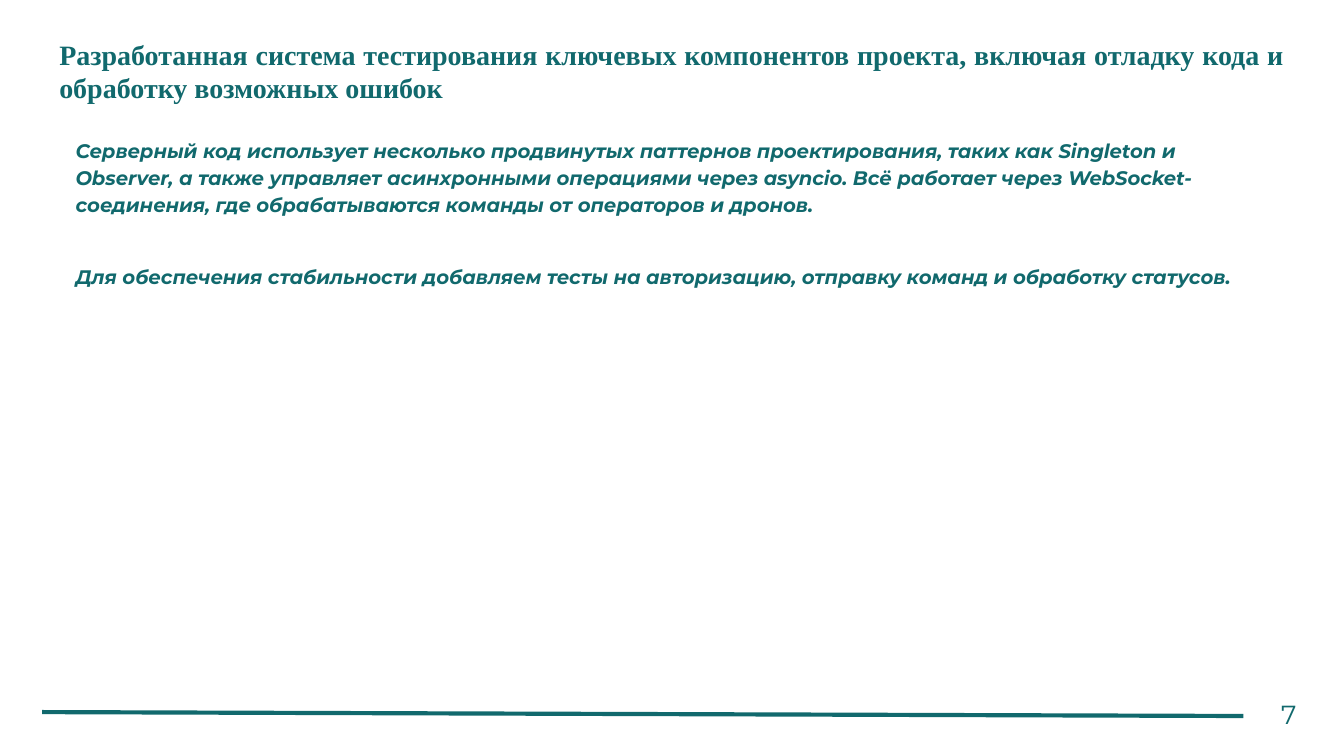
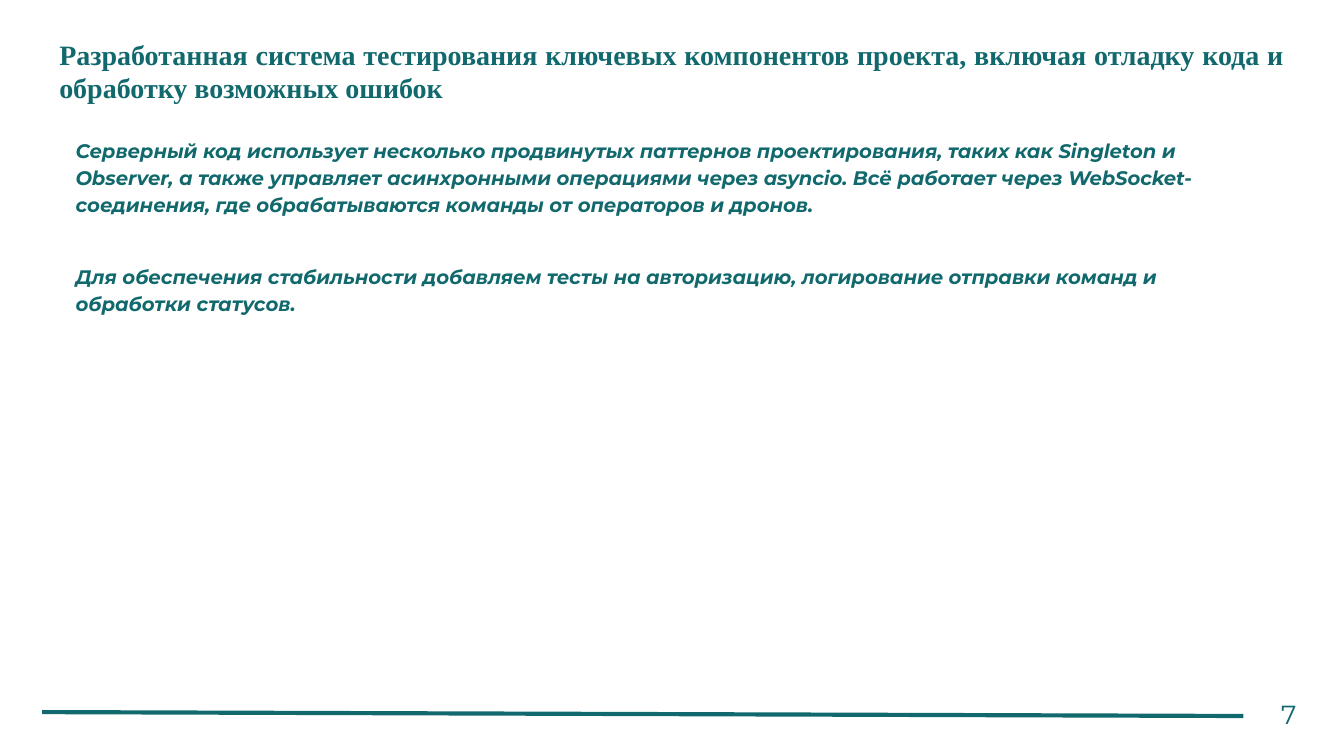
Before and after one commit to White2e/BPLAFinalCert, a slide deck: slide 10 of Python_разработка_для_БПЛА_паттерны_проектирования,_API_интерфейсы+(6).pptx. Drawn at 1344x756 pixels with LibreOffice and Linux fonts; fonts in the diff are those of the drawing. Boxes give left, top, right and bottom in pixels: in the first picture for what was removed or moved away, otherwise in the second. Text is boxed around its words. In the diff, an @@ line names an element or a change of style, - is before the commit and + after.

```diff
--- a/Python_разработка_для_БПЛА_паттерны_проектирования,_API_интерфейсы+(6).pptx
+++ b/Python_разработка_для_БПЛА_паттерны_проектирования,_API_интерфейсы+(6).pptx
@@ text at bbox=[76, 269, 1157, 315]: text changed @@
-Для обеспечения стабильности добавляем тесты на авторизацию, отправку команд и обработку статусов.
+Для обеспечения стабильности добавляем тесты на авторизацию, логирование отправки команд и обработки статусов.
```
Also in this commit, not shown: 3 other files.
